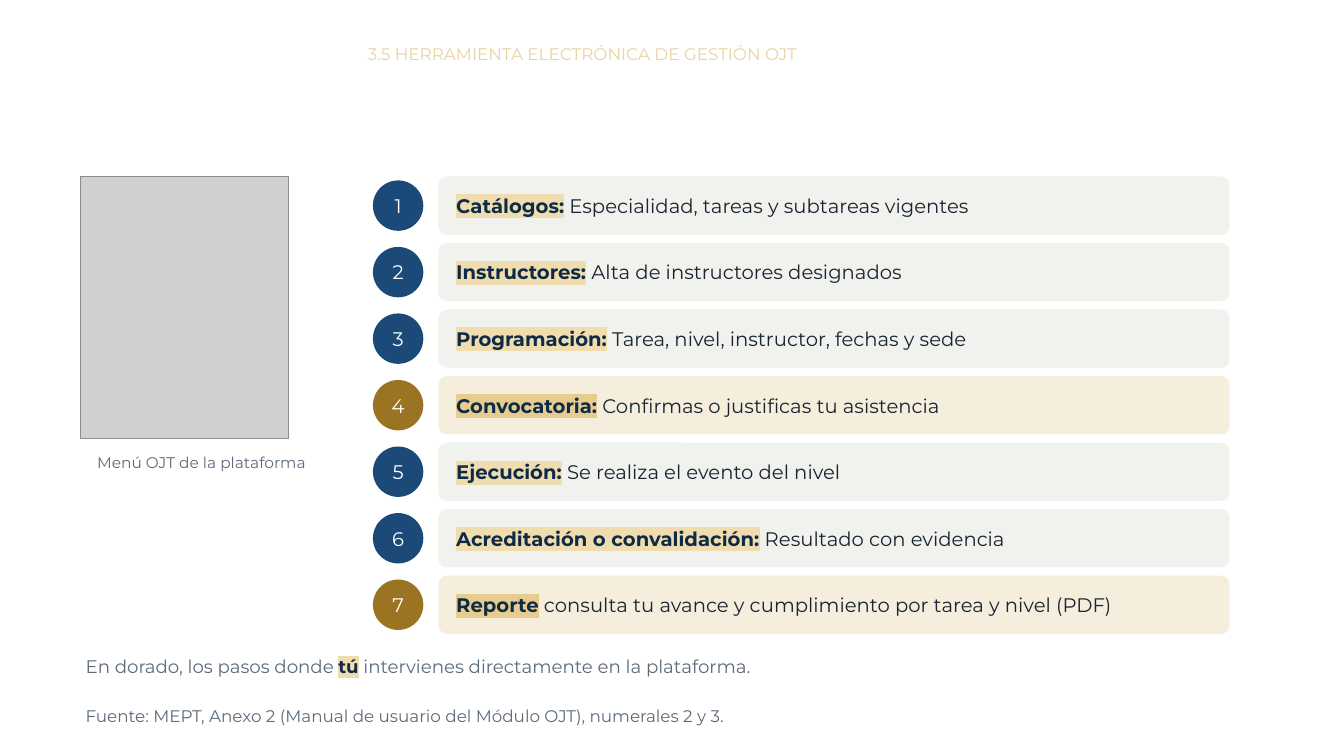
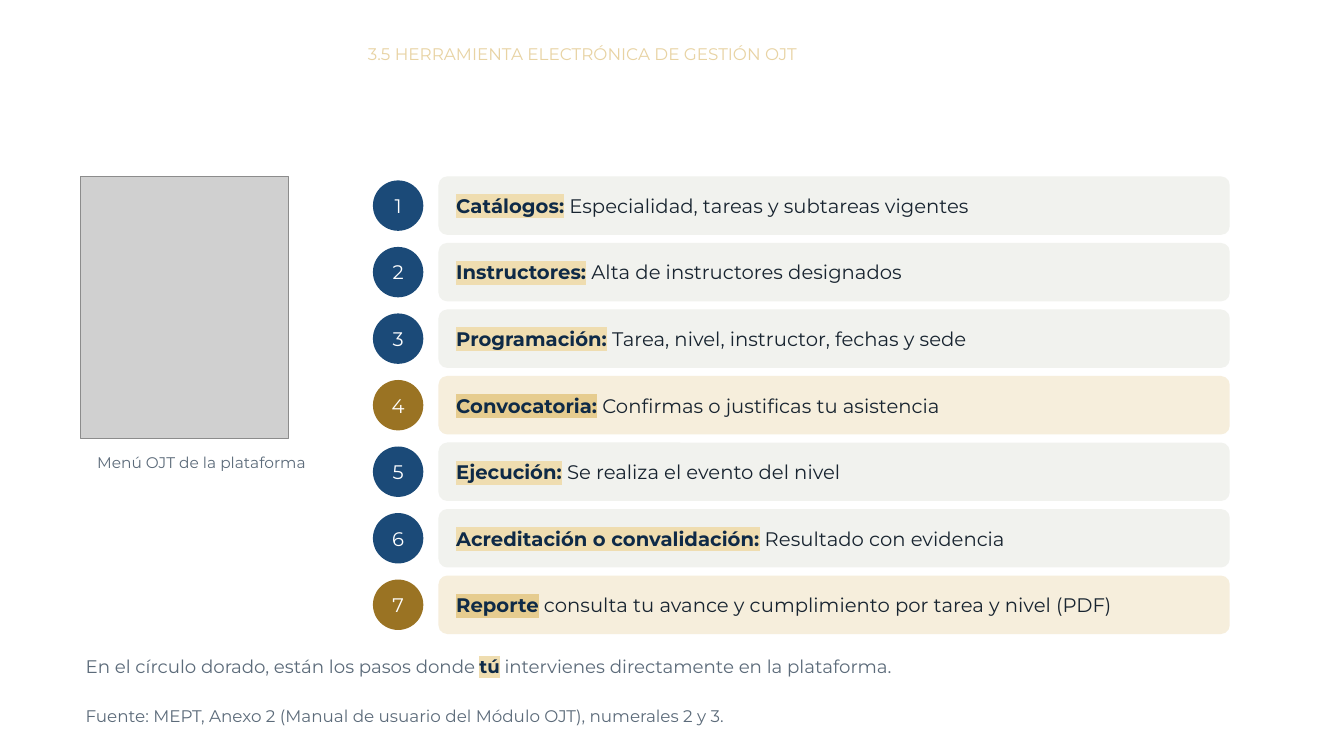
Before and after one commit to CIAAC-Capacitacion/Curso_MEPT_OJT, a slide deck: slide 22 of modulo3.pptx (slide 19 before the commit). Drawn at 1344x756 pixels with LibreOffice and Linux fonts; fonts in the diff are those of the drawing; grey boxes stand for pictures; background and template pictures are left out. Boxes give left, top, right and bottom in pixels: in the first picture for what was removed or moved away, otherwise in the second. Text is boxed around its words. In the diff, an @@ line names an element or a change of style, - is before the commit and + after.

```diff
--- a/modulo3.pptx
+++ b/modulo3.pptx
@@ text at (x1=86, y1=655, x2=891, y2=677): text changed @@
-En dorado, los pasos donde tú intervienes directamente en la plataforma.
+En el círculo dorado, están los pasos donde tú intervienes directamente en la plataforma.
```
Also in this commit, not shown: 13 other slides changed, 5 slides added, 1 slide removed, 5 other files.
